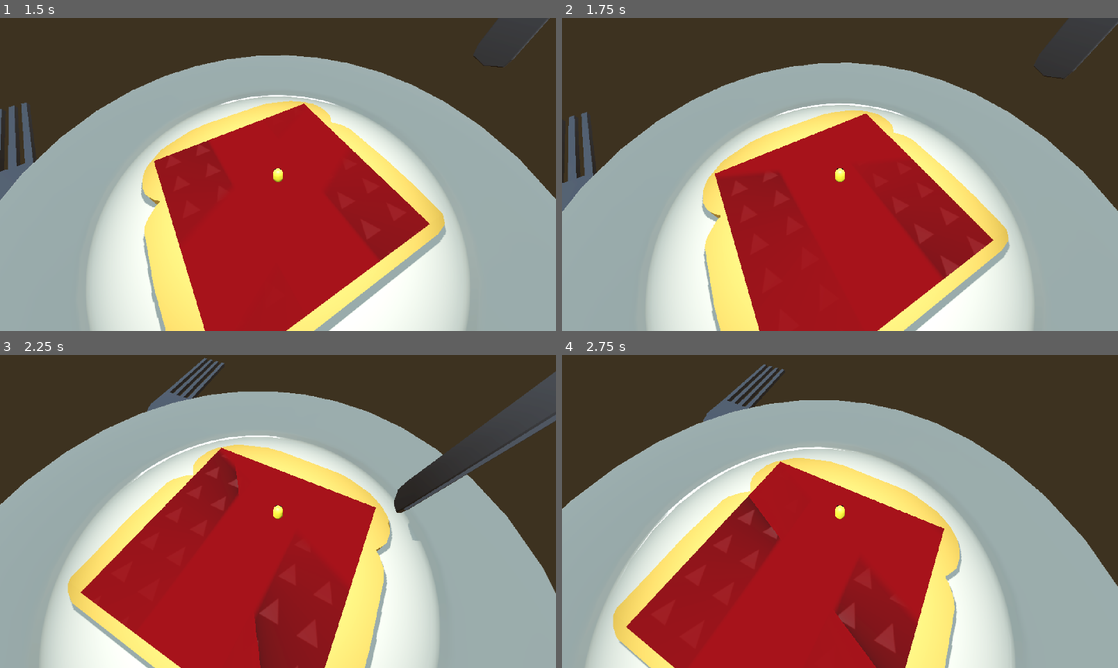
Above: before the commit, frames 1-4 (two rows, left to right).
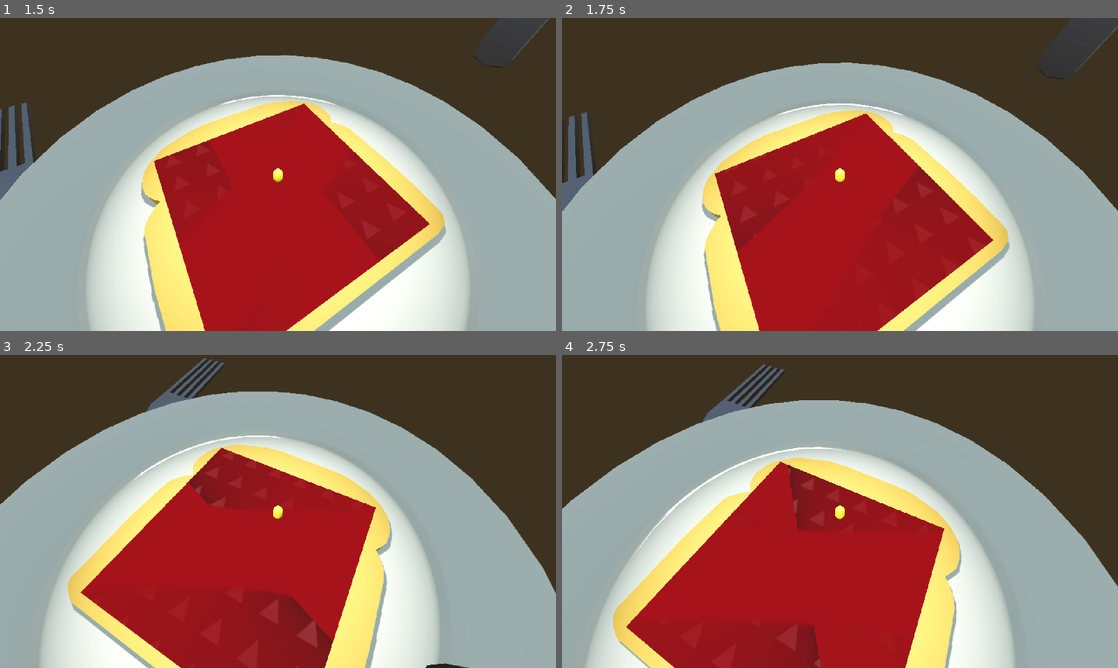
Above: after the commit, the same moments.

Repository: wolfthewizard/mages-breakfast
Game: Godot game, scene res://scenes/environments/menu/menu.tscn
The game is run twice, just before and just after one commit, with the same random seed, the same clock (stepped at 60 frames per second) and the same inputs.
Inputs (mouse positions are in pixels of both pictures, inside the frame that each line leads up to):
- Up to frame 1 (1.5 s): click "Start" at 0.5 s; move the mouse to (305, 174) at 1.27 s; hold W (up) from 1.28 s (still down)
- Up to frame 2 (1.75 s): keep holding W (up); tap Space (jump) at 1.52 s
- Up to frame 3 (2.25 s): keep holding W (up); move the mouse to (250, 511) at 2.02 s
- Up to frame 4 (2.75 s): keep holding W (up); tap Space (jump) at 2.27 s

Frame 1 is identical in both runs. In frame 2, 0.1% of the frame differs, in the area x 84-100%, y 0-19%; in frame 3, 4.6%; in frame 4, 6.3%, in the area x 24-64%, y 35-100%.

Commit message:
made stab attack target player

Diff:
--- a/Mage's Breakfast/scenes/entities/mage/mage.gd
+++ b/Mage's Breakfast/scenes/entities/mage/mage.gd
@@ -3,6 +3,7 @@
 
 @export var knife: Knife
 @export var butter_layer: ButterLayer
+@export var player: Player
 @export var mow_attack_distance: float = 0.15
 @export var stab_attack_distance: float = 0.3
 
@@ -29,13 +30,8 @@
 func prepare_stab():
 	var angle: float = randf_range(0, TAU)
 	var source = Vector3(0, 0.01, stab_attack_distance).rotated(Vector3.UP, angle)
-	angle += PI / 4
-	angle = fmod(angle, TAU)
-	var on_x: bool = fmod(angle, PI) < PI / 2
-	#var dest_point = randf_range(-0.025, 0.025)
-	var dest_point = randf_range(-0.025, 0.025)
-	dest_point += 0.025 if dest_point > 0 else -0.025
-	var dest = Vector3(dest_point, 0.01, 0) if on_x else Vector3(0, 0.01, dest_point)
+	var dest = Vector3(player.global_position.x, 0.01, player.global_position.z)
+	dest += Vector3(randf_range(-0.01, 0.01), 0, randf_range(-0.01, 0.01))
 	knife.stab_attack(source, dest)
 	EventBus.stab_attack_preparing.emit(
 		Vector2(source.x, -source.z) / 0.05,
@@ -57,13 +53,13 @@
 
 
 func _on_attack_timer_timeout():
-	#var decider = randf()
-	#if decider < ATTACK_THRESHOLDS[0]:
-		#prepare_mow()
-	#elif decider < ATTACK_THRESHOLDS[1]:
+	var decider = randf()
+	if decider < ATTACK_THRESHOLDS[0]:
+		prepare_mow()
+	elif decider < ATTACK_THRESHOLDS[1]:
 		prepare_stab()
-	#else:
-		#prepare_whirlwind()
+	else:
+		prepare_whirlwind()
 
 
 func _on_knife_attack_sequence_finished():
--- a/Mage's Breakfast/scenes/entities/player/player.gd
+++ b/Mage's Breakfast/scenes/entities/player/player.gd
@@ -1,4 +1,4 @@
-extends CharacterBody3D
+class_name Player extends CharacterBody3D
 
 
 @onready var camera_pivot = $CameraPivot
--- a/Mage's Breakfast/scenes/environments/level/level.tscn
+++ b/Mage's Breakfast/scenes/environments/level/level.tscn
@@ -64,8 +64,11 @@
 transform = Transform3D(-6.55671e-08, 1.5, 0, -1.5, -6.55671e-08, 0, 0, 0, 1.5, 0.15, 0.25, 0)
 player = NodePath("../Player")
 
-[node name="Mage" parent="SubViewportContainer/SubViewport" node_paths=PackedStringArray("knife") instance=ExtResource("4_5tvat")]
+[node name="Mage" parent="SubViewportContainer/SubViewport" node_paths=PackedStringArray("knife", "player") instance=ExtResource("4_5tvat")]
 knife = NodePath("../Knife")
+player = NodePath("../Player")
+mow_attack_distance = 0.15
+stab_attack_distance = 0.3
 
 [node name="Decorations" type="Node3D" parent="SubViewportContainer/SubViewport"]
 
